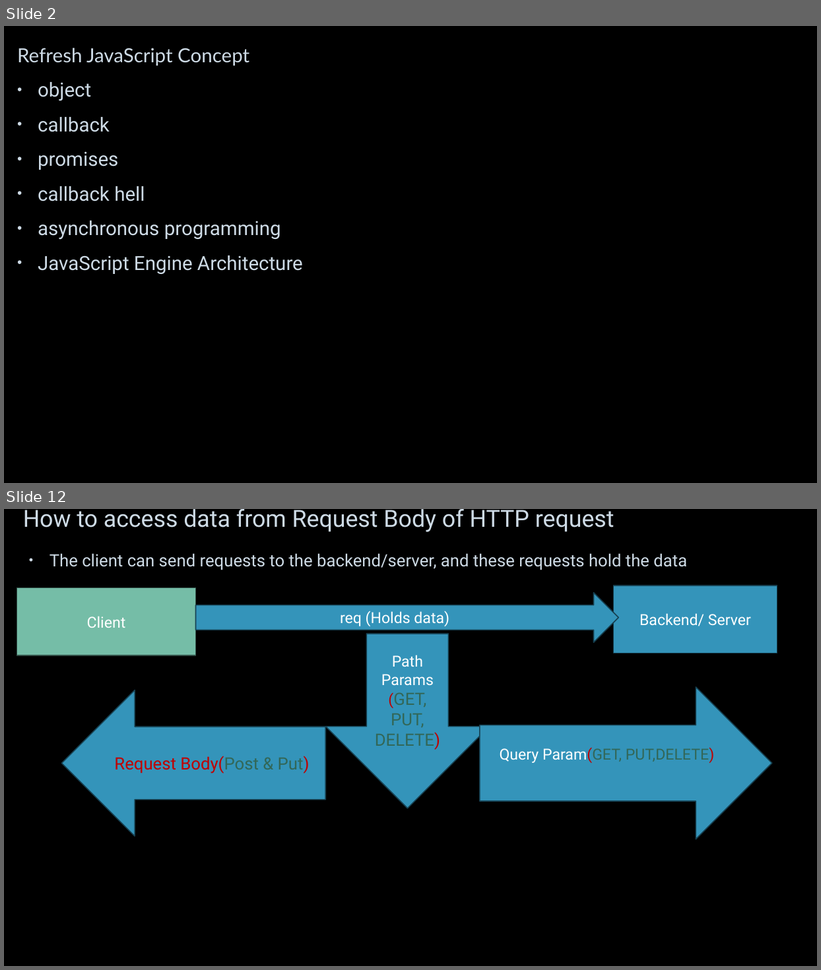
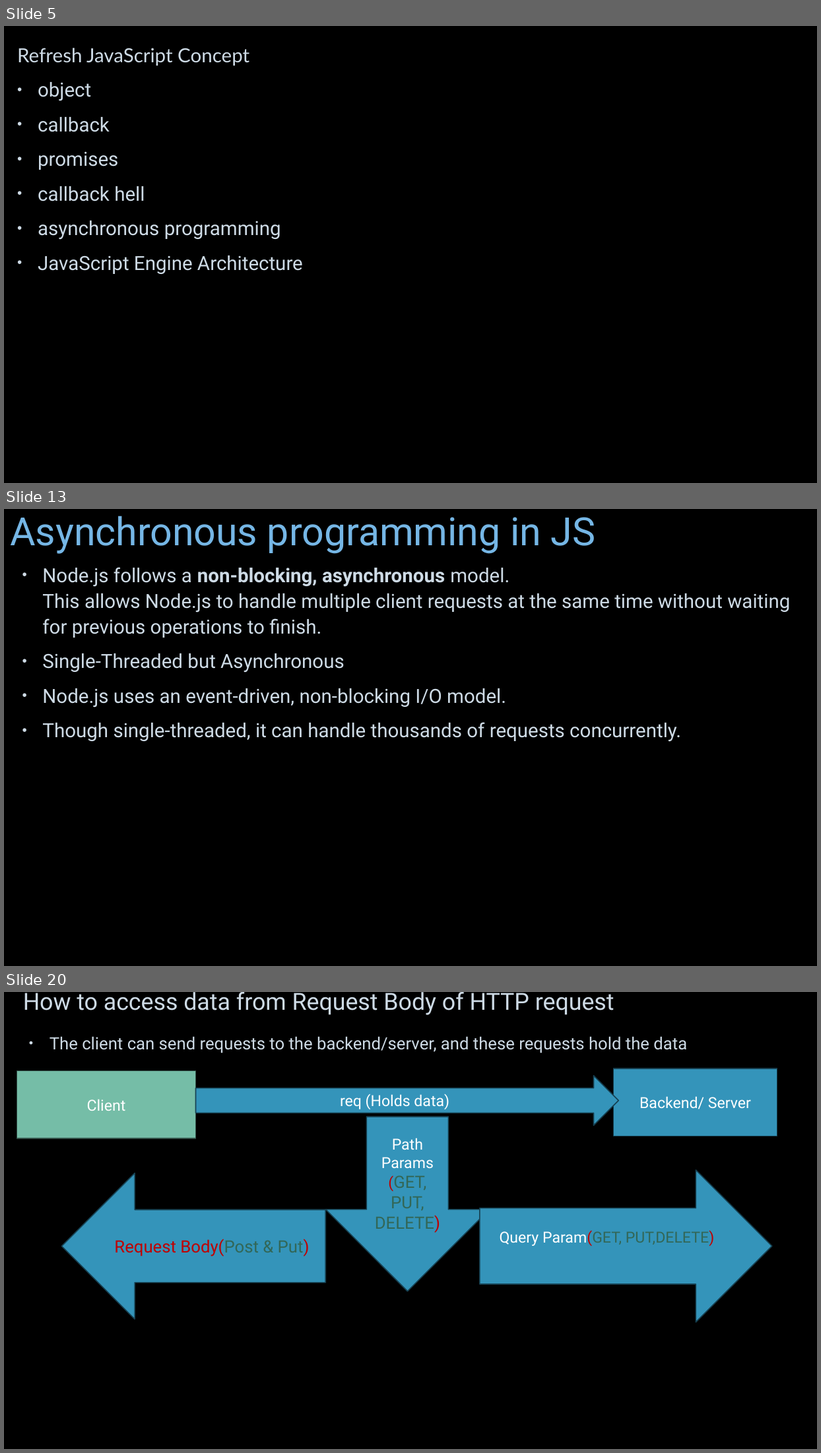
Before and after one commit to JhanaR/mylearnNode, a slide deck: BackEnd - Notes.pptx. Shown one above the other, each under a label of ours: slides 2 and 12 before the commit, slides 5, 13 and 20 after it; the slides between them are not shown. The pictures are 821x970 and 821x1453 pixels, drawn with LibreOffice and Linux fonts; fonts in the diff are those of the drawing; background and template pictures are left out. Boxes give left, top, right and bottom in pixels: in the first picture for what was removed or moved away, otherwise in the second. Text is boxed around its words. In the diff, an @@ line names an element or a change of style, - is before the commit and + after.

```diff
--- a/BackEnd - Notes.pptx
+++ b/BackEnd - Notes.pptx
@@ slide 13 added at [4, 509, 817, 966], background picture (left out) @@
@@ title added at [10, 516, 596, 554], 46 pt, text #75B6E5 @@
+Asynchronous programming in JS
@@ text added at [42, 567, 790, 742], 23 pt, text #CEDBE6 @@
+• Node.js follows a non-blocking, asynchronous model.
+  This allows Node.js to handle multiple client requests at the same time without waiting for previous operations to finish.
+• Single-Threaded but Asynchronous
+  • Node.js uses an event-driven, non-blocking I/O model.
+  • Though single-threaded, it can handle thousands of requests concurrently.
@@ what was slide 2 is now slide 5 @@
@@ what was slide 12 is now slide 20 @@
```
Also in this commit, not shown: 8 slides changed, 8 other slides added, 1 slide removed, 5 other files.
